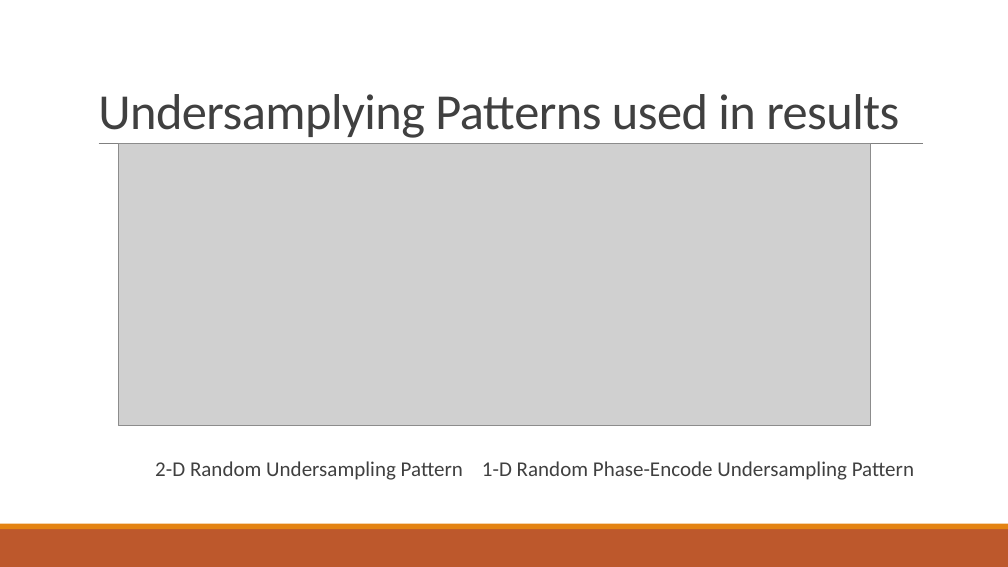
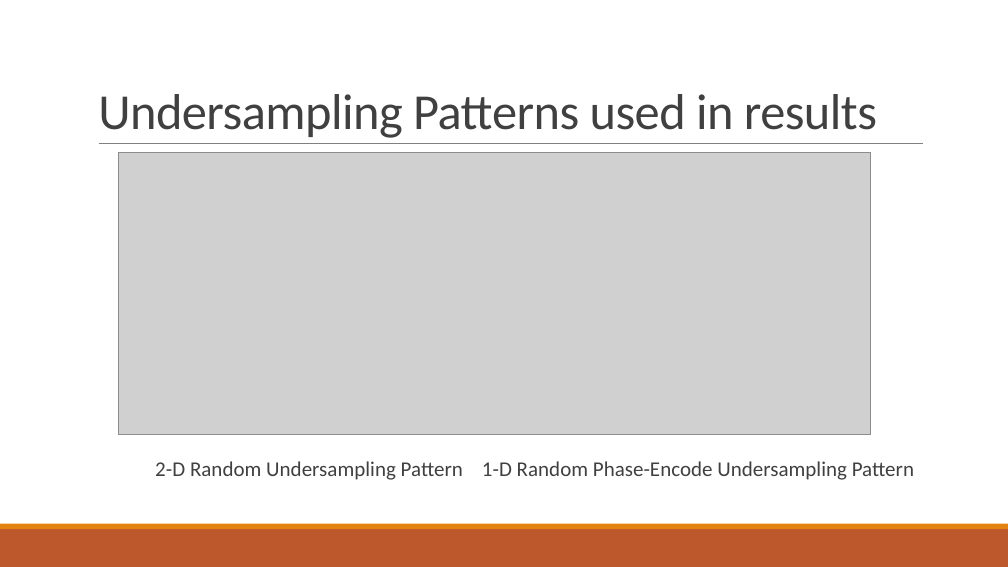
Before and after one commit to HenryHanh/CS-MRI-Thesis, a slide deck: slide 15 of Reference Based Compressed Sensing in MRI.pptx. Drawn at 1008x567 pixels with LibreOffice and Linux fonts; fonts in the diff are those of the drawing; grey boxes stand for pictures. Boxes give left, top, right and bottom in pixels: in the first picture for what was removed or moved away, otherwise in the second. Text is boxed around its words. In the diff, an @@ line names an element or a change of style, - is before the commit and + after.

```diff
--- a/Reference Based Compressed Sensing in MRI.pptx
+++ b/Reference Based Compressed Sensing in MRI.pptx
@@ title at (98,94,877,138): text changed @@
-Undersamplying Patterns used in results
+Undersampling Patterns used in results
@@ picture: place and size @@
-picture at (118,144,870,426)
+picture at (118,153,870,435)
```
Also in this commit, not shown: 4 other slides changed.
